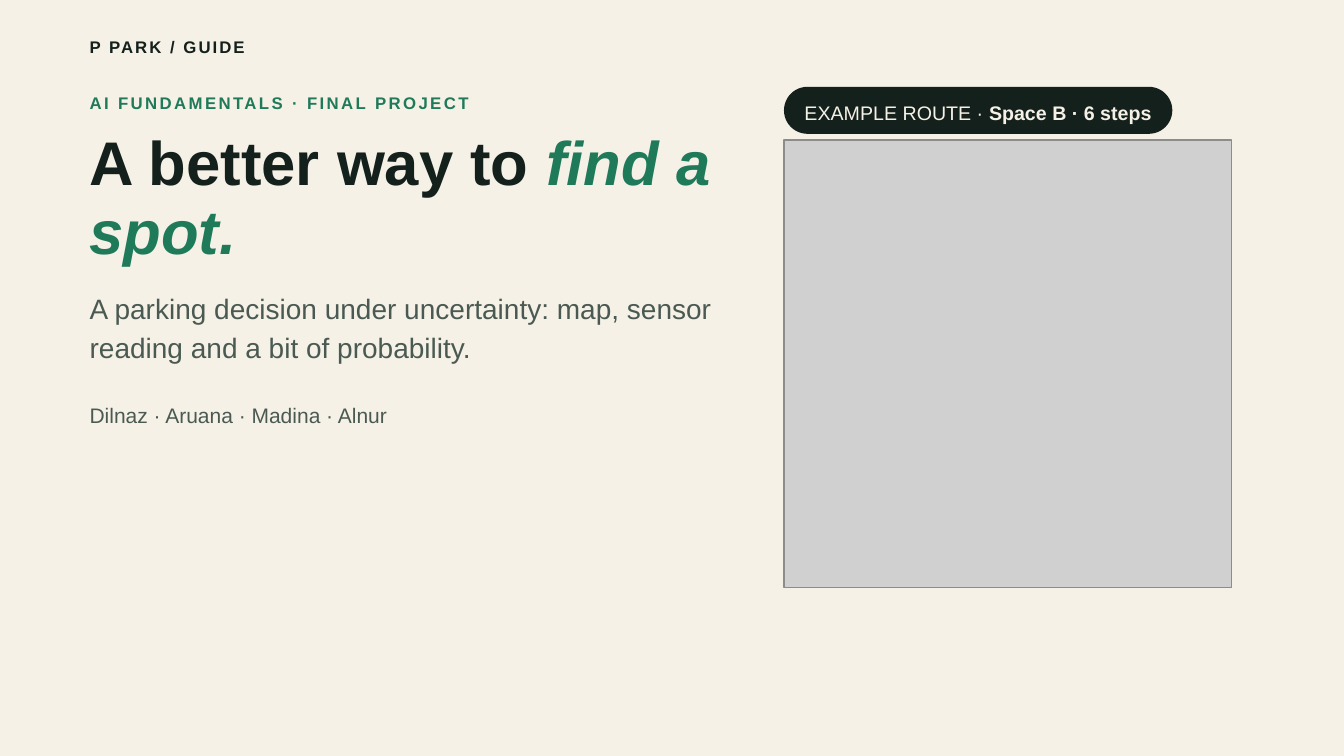
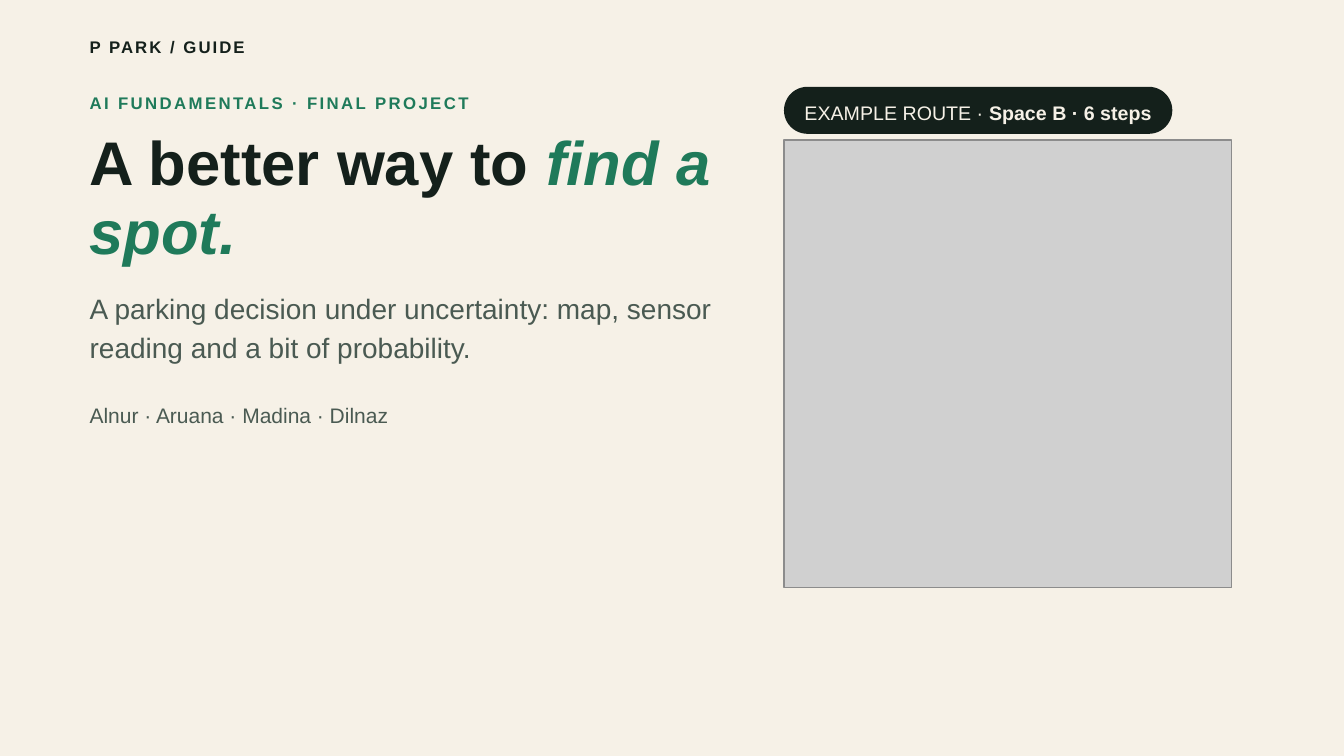
Before and after one commit to psikonday/aiff, a slide deck: slide 1 of docs/presentation.pptx. Drawn at 1344x756 pixels with LibreOffice and Linux fonts; fonts in the diff are those of the drawing; grey boxes stand for pictures. Boxes give left, top, right and bottom in pixels: in the first picture for what was removed or moved away, otherwise in the second. Text is boxed around its words. In the diff, an @@ line names an element or a change of style, - is before the commit and + after.

```diff
--- a/docs/presentation.pptx
+++ b/docs/presentation.pptx
@@ text at <box>90,408,388,423</box>: text changed @@
-Dilnaz · Aruana · Madina · Alnur
+Alnur · Aruana · Madina · Dilnaz
```
Also in this commit, not shown: 1 other slide changed, 8 other files.
